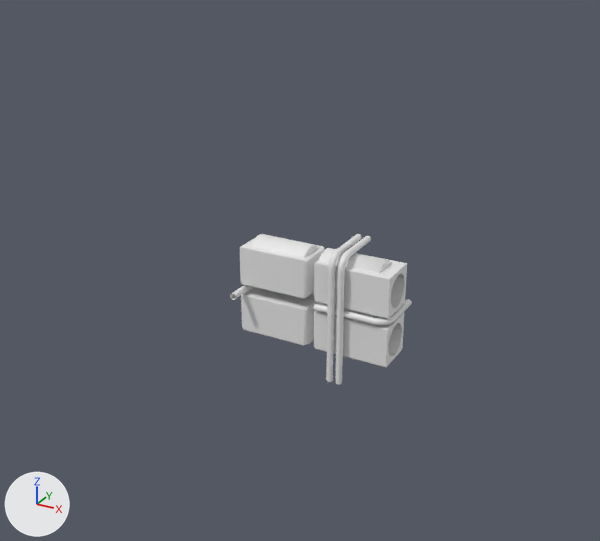
The glTF model assets/scene/merged-meshes/-2_0_-1_MI_BackgroundBuildings.gltf, before and after one commit.
Rendered twice from a camera (50 mm lens) standing at (44.9, -88.4, 35.5) and looking at (1.6, -9.6, -3.9). Arrows for +X, +Y and +Z are at lower left; the lights stay in place. Vertices at the same position are counted once.
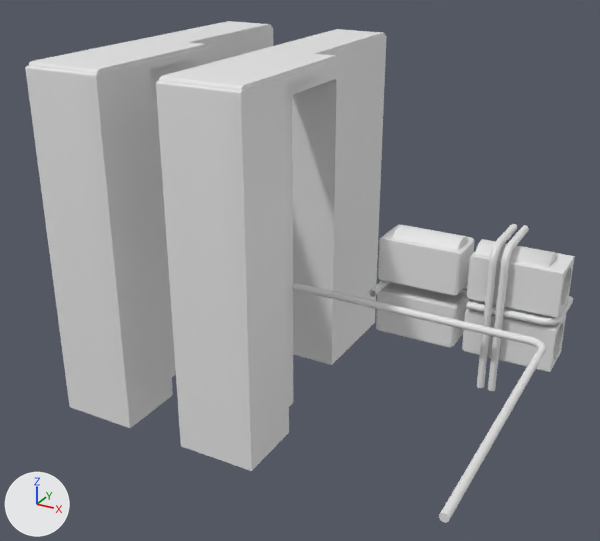
Changed parts and their boxes [x1, y1, x2, y2] in the pictures (600 x 541 px; the box of a moved part takes in the faces that stretch with it):
'Mesh', reshaped (201% wider, 231% taller): before [230, 234, 412, 385]; after [25, 21, 575, 523]
part 1 of me_2_0__1_mi_backgroundbuildings, moved or reshaped: before [314, 253, 407, 319]; after [467, 252, 575, 318]
part 2 of me_2_0__1_mi_backgroundbuildings, moved or reshaped: before [334, 306, 370, 316]; after [492, 304, 533, 315]
part 3 of me_2_0__1_mi_backgroundbuildings, moved or reshaped: before [314, 304, 404, 367]; after [462, 300, 566, 372]
part 4 of me_2_0__1_mi_backgroundbuildings, moved or reshaped: before [240, 234, 325, 299]; after [378, 224, 475, 296]
part 5 of me_2_0__1_mi_backgroundbuildings, moved or reshaped: before [241, 287, 324, 346]; after [376, 282, 469, 348]
part 6 of me_2_0__1_mi_backgroundbuildings, moved or reshaped: before [251, 234, 319, 258]; after [392, 225, 468, 250]
part 7 of me_2_0__1_mi_backgroundbuildings, moved or reshaped: before [389, 265, 407, 316]; after [558, 259, 574, 315]
part 8 of me_2_0__1_mi_backgroundbuildings, moved or reshaped: before [387, 315, 404, 365]; after [551, 315, 566, 368]
part 9 of me_2_0__1_mi_backgroundbuildings, moved or reshaped: before [313, 299, 412, 326]; after [466, 296, 573, 326]
part 10 of me_2_0__1_mi_backgroundbuildings, moved or reshaped: before [335, 236, 371, 385]; after [488, 226, 529, 391]
part 11 of me_2_0__1_mi_backgroundbuildings, moved or reshaped: before [326, 234, 362, 382]; after [477, 224, 517, 388]
part 12 of me_2_0__1_mi_backgroundbuildings, moved or reshaped: before [319, 248, 392, 274]; after [475, 239, 557, 267]
part 13 of me_2_0__1_mi_backgroundbuildings, moved or reshaped: before [230, 285, 314, 300]; after [369, 280, 468, 297]
part 14 of me_2_0__1_mi_backgroundbuildings, added: after [292, 282, 546, 523]
part 15 of me_2_0__1_mi_backgroundbuildings, added: after [156, 35, 386, 471]
part 16 of me_2_0__1_mi_backgroundbuildings, added: after [25, 27, 273, 428]
part 17 of me_2_0__1_mi_backgroundbuildings, added: after [159, 29, 385, 91]
part 18 of me_2_0__1_mi_backgroundbuildings, added: after [28, 21, 271, 74]

The edits, one by one:
me_2_0__1_mi_backgroundbuildings is used by ob_mesh; location (0.0, 0.0, 0.0).
me_2_0__1_mi_backgroundbuildings had 1412 vertices, 2640 faces and spanned x -11.4..10.6, y -5.3..4.4, z -21.8..-3.8.
me_2_0__1_mi_backgroundbuildings now has 1812 vertices, 3322 faces and spans x -26.6..30.6, y -37.8..20.3, z -25.0..19.7.
me_2_0__1_mi_backgroundbuildings part 1: the loose piece of 84 vertices spanning x -0.2..10.2, y -2.7..2.8, z -11.3..-5.8 is moved by (20.0, 0.0, 5.0).
me_2_0__1_mi_backgroundbuildings part 2: the loose piece of 8 vertices spanning x 1.9..7.3, y -2.0..-1.8, z -11.9..-11.3 is moved by (20.0, 0.0, 5.0).
me_2_0__1_mi_backgroundbuildings part 3: the loose piece of 84 vertices spanning x -0.2..10.2, y -2.7..2.8, z -18.2..-12.7 is moved by (20.0, 0.0, 5.0).
me_2_0__1_mi_backgroundbuildings part 4: the loose piece of 80 vertices spanning x -11.4..-1.3, y -2.7..2.8, z -11.3..-5.8 is moved by (20.0, 0.0, 5.0).
me_2_0__1_mi_backgroundbuildings part 5: the loose piece of 80 vertices spanning x -11.4..-1.3, y -2.7..2.8, z -18.2..-12.7 is moved by (20.0, 0.0, 5.0).
me_2_0__1_mi_backgroundbuildings part 6: the loose piece of 84 vertices spanning x -10.0..-1.9, y -2.0..2.0, z -5.8..-4.9 is moved by (20.0, 0.0, 5.0).
me_2_0__1_mi_backgroundbuildings part 7: the loose piece of 76 vertices spanning x 5.5..10.2, y -2.5..2.5, z -11.0..-6.0 is moved by (20.0, 0.0, 5.0).
me_2_0__1_mi_backgroundbuildings part 8: the loose piece of 76 vertices spanning x 5.5..10.2, y -2.5..2.5, z -18.0..-13.0 is moved by (20.0, 0.0, 5.0).
me_2_0__1_mi_backgroundbuildings part 9: the loose piece of 144 vertices spanning x 0.1..10.6, y -3.2..4.4, z -12.4..-11.5 is moved by (20.0, 0.0, 5.0).
me_2_0__1_mi_backgroundbuildings part 10: the loose piece of 144 vertices spanning x 3.6..4.4, y -3.9..4.4, z -21.8..-3.8 is moved by (20.0, 0.0, 5.0).
me_2_0__1_mi_backgroundbuildings part 11: the loose piece of 144 vertices spanning x 2.2..3.1, y -3.9..4.4, z -21.8..-3.8 is moved by (20.0, 0.0, 5.0).
me_2_0__1_mi_backgroundbuildings part 12: the loose piece of 70 vertices spanning x 0.1..8.5, y -2.0..2.1, z -5.8..-4.9 is moved by (20.0, 0.0, 5.0).
me_2_0__1_mi_backgroundbuildings part 13: the loose piece of 144 vertices spanning x -11.4..5.5, y -5.3..2.3, z -12.4..-11.5 is moved by (20.0, 0.0, 5.0).
me_2_0__1_mi_backgroundbuildings part 14: a new loose piece of 144 vertices spanning x -1.9..30.3, y -37.8..-5.4, z -8.5..-7.6.
me_2_0__1_mi_backgroundbuildings part 15: a new loose piece of 83 vertices spanning x -8.6..1.6, y -21.3..20.3, z -25.0..19.2.
me_2_0__1_mi_backgroundbuildings part 16: a new loose piece of 83 vertices spanning x -26.6..-16.4, y -21.3..20.3, z -25.0..19.2.
me_2_0__1_mi_backgroundbuildings part 17: a new loose piece of 45 vertices spanning x -8.4..1.4, y -21.0..19.9, z 18.9..19.7.
me_2_0__1_mi_backgroundbuildings part 18: a new loose piece of 45 vertices spanning x -26.4..-16.6, y -21.0..19.9, z 18.9..19.7.
